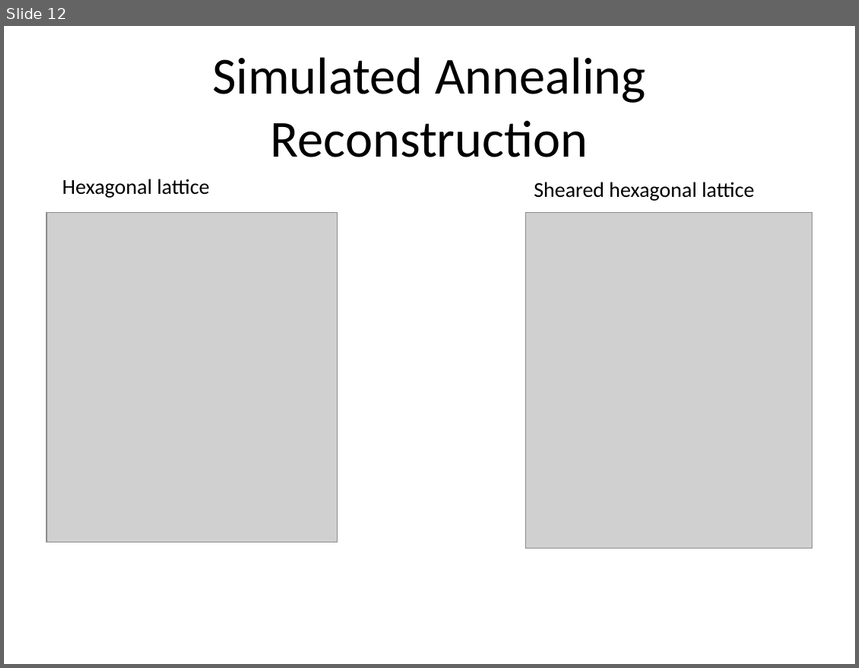
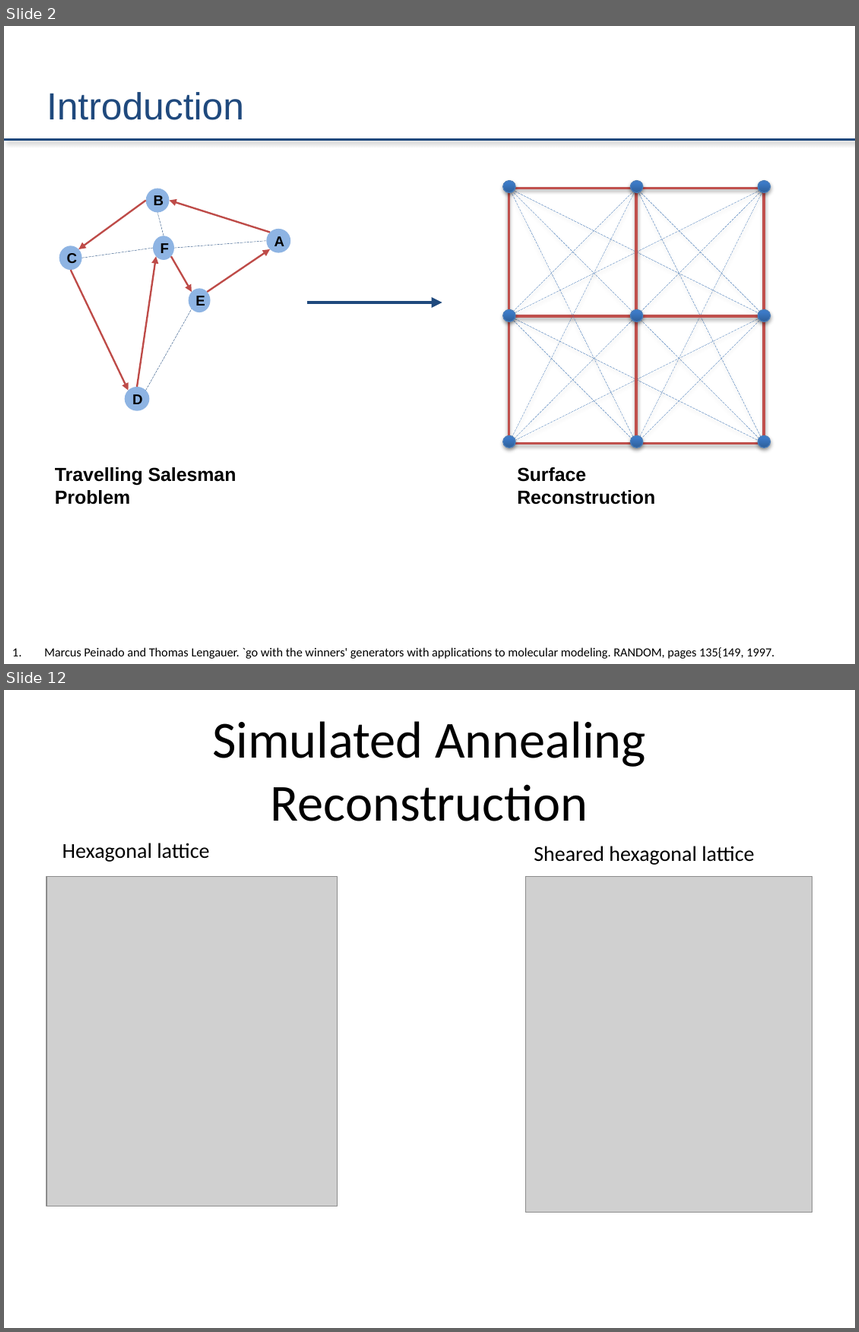
Before and after one commit to zestrada/atomicscalesimulationgroup2, a slide deck: Presentation/FinalPresentation.pptx. Shown one above the other, each under a label of ours: slide 12 before the commit, slides 2 and 12 after it; the slides between them are not shown. The pictures are 859x668 and 859x1332 pixels, drawn with LibreOffice and Linux fonts; fonts in the diff are those of the drawing; grey boxes stand for pictures. Boxes give left, top, right and bottom in pixels: in the first picture for what was removed or moved away, otherwise in the second. Text is boxed around its words. In the diff, an @@ line names an element or a change of style, - is before the commit and + after.

```diff
--- a/Presentation/FinalPresentation.pptx
+++ b/Presentation/FinalPresentation.pptx
@@ slide 2 added at box(4, 26, 855, 664), background #FFFFFF @@
@@ title added at box(47, 92, 244, 120), 32 pt, text #1F497D @@
+Introduction
@@ line added from (4, 139) to (855, 139), #1F497D 2.25 pt @@
@@ ellipse added at box(503, 181, 515, 193), fill gradient #2F5F99 to #3D7CC7 to #3A7CCB, outline #4B7EBC 0.75 pt @@
@@ ellipse added at box(630, 181, 643, 193), fill gradient #2F5F99 to #3D7CC7 to #3A7CCB, outline #4B7EBC 0.75 pt @@
@@ ellipse added at box(758, 181, 771, 193), fill gradient #2F5F99 to #3D7CC7 to #3A7CCB, outline #4B7EBC 0.75 pt @@
@@ line added from (509, 189) to (764, 316), #4F81BD 0.25 pt dashed @@
@@ line added from (509, 316) to (764, 189), #4F81BD 0.25 pt dashed @@
@@ line added from (509, 444) to (636, 189), #4F81BD 0.25 pt dashed @@
@@ rectangle added at box(509, 189, 764, 444), outline #C0504D 2.25 pt @@
@@ line added from (636, 189) to (509, 316), #4F81BD 0.25 pt dashed @@
@@ line added from (509, 189) to (764, 444), #4F81BD 0.25 pt dashed @@
@@ line added from (509, 444) to (764, 189), #4F81BD 0.25 pt dashed @@
@@ line added from (509, 189) to (636, 444), #4F81BD 0.25 pt dashed @@
@@ line added from (764, 189) to (636, 444), #4F81BD 0.25 pt dashed @@
@@ line added from (636, 189) to (764, 444), #4F81BD 0.25 pt dashed @@
@@ line added from (636, 189) to (636, 444), #C0504D 2.25 pt @@
@@ line added from (636, 189) to (764, 316), #4F81BD 0.25 pt dashed @@
@@ group added at box(59, 189, 290, 411): 6 ellipses, 6 arrows, 4 lines @@
+A
+B
+C
+D
+F
+E
@@ arrow added from (308, 303) to (443, 303), #1F497D 3 pt @@
@@ ellipse added at box(503, 309, 515, 322), fill gradient #2F5F99 to #3D7CC7 to #3A7CCB, outline #4B7EBC 0.75 pt @@
@@ line added from (509, 316) to (636, 444), #4F81BD 0.25 pt dashed @@
@@ line added from (509, 444) to (764, 316), #4F81BD 0.25 pt dashed @@
@@ line added from (509, 316) to (764, 444), #4F81BD 0.25 pt dashed @@
@@ line added from (509, 316) to (764, 316), #C0504D 2.25 pt @@
@@ ellipse added at box(630, 309, 643, 322), fill gradient #2F5F99 to #3D7CC7 to #3A7CCB, outline #4B7EBC 0.75 pt @@
@@ line added from (764, 316) to (636, 444), #4F81BD 0.25 pt dashed @@
@@ ellipse added at box(758, 309, 771, 322), fill gradient #2F5F99 to #3D7CC7 to #3A7CCB, outline #4B7EBC 0.75 pt @@
@@ ellipse added at box(503, 436, 515, 449), fill gradient #2F5F99 to #3D7CC7 to #3A7CCB, outline #4B7EBC 0.75 pt @@
@@ ellipse added at box(630, 436, 643, 449), fill gradient #2F5F99 to #3D7CC7 to #3A7CCB, outline #4B7EBC 0.75 pt @@
@@ ellipse added at box(758, 436, 771, 449), fill gradient #2F5F99 to #3D7CC7 to #3A7CCB, outline #4B7EBC 0.75 pt @@
@@ text added at box(55, 468, 237, 505), 16 pt, text #000000, bold @@
+Travelling Salesman Problem
@@ text added at box(517, 468, 655, 505), 16 pt, text #000000, bold @@
+Surface Reconstruction
@@ text added at box(44, 648, 775, 659), 10.5 pt, text #000000 @@
+1. Marcus Peinado and Thomas Lengauer. `go with the winners' generators with applications to molecular modeling. RANDOM, pages 135{149, 1997.
```
Also in this commit, not shown: 7 slides changed, 3 other slides added, 5 slides removed.
